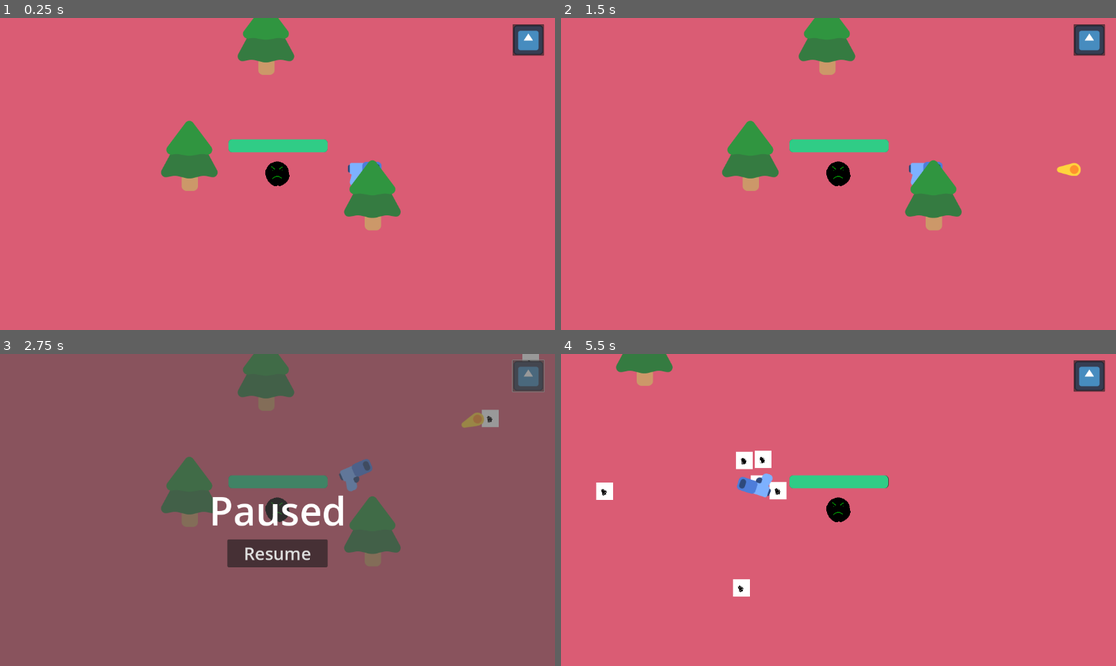
Above: before the commit, frames 1-4 (two rows, left to right).
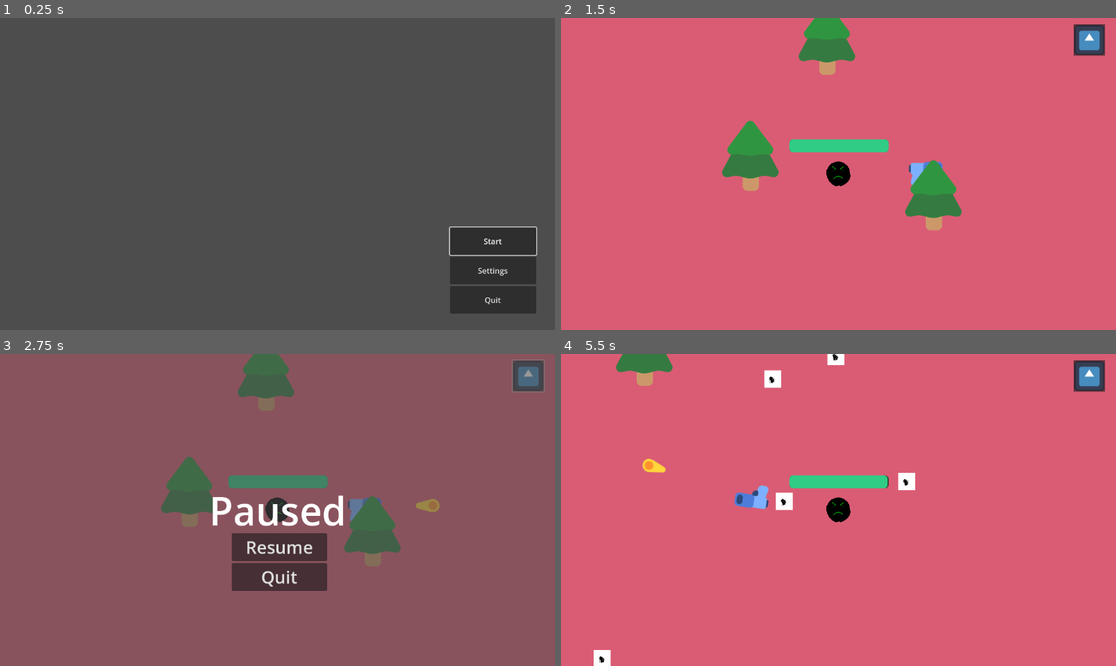
Above: after the commit, the same moments.

Repository: Reshlynt/StickArms
Game: Godot game, scene res://game_manage/main-menu.tscn
The game is run twice, just before and just after one commit, with the same random seed, the same clock (stepped at 60 frames per second) and the same inputs. Before the commit the project starts from res://scene/StickRaceGame.tscn. The engine's default icon, where the game draws it, is replaced by a stand-in: a white triangle on a blue panel in a dark square.
Inputs (mouse positions are in pixels of both pictures, inside the frame that each line leads up to):
- Up to frame 1 (0.25 s): no input
- Up to frame 2 (1.5 s): click (1054, 270) at 0.5 s, where only the run after the commit has a clickable "Settings"; click (1054, 242) at 1.25 s, where only the run after the commit has a clickable "Start"
- Up to frame 3 (2.75 s): click (527, 375) at 2 s
- Up to frame 4 (5.5 s): click "Resume" at 2.75 s; hold D (move_right) 3.53-4.28 s; hold S (move_down) 4.28-5.03 s; hold D (move_right) from 5.03 s (still down)

The runs differ from the first frame. In frame 1, 100% of the frame differs, in the area x 0-100%, y 0-100%; in frame 2, 0.1%; in frame 3, 3.2%; in frame 4, 2.3%.

Commit message:
reorganized folders and created main menu

Diff:
--- a/enemies/enemy.tscn
+++ b/enemies/enemy.tscn
@@ -1,6 +1,6 @@
 [gd_scene load_steps=4 format=3 uid="uid://dpd0jj5b88wwe"]
 
-[ext_resource type="Script" path="res://script/enemy.gd" id="1_1lb3c"]
+[ext_resource type="Script" path="res://enemies/enemy.gd" id="1_1lb3c"]
 [ext_resource type="Texture2D" uid="uid://yewahvg75ni6" path="res://test-assets/squiggly-ball.png" id="2_a1qsb"]
 
 [sub_resource type="RectangleShape2D" id="RectangleShape2D_y4j5q"]
--- a/scene/StickRaceGame.tscn
+++ b/game_manage/StickArmsGame.tscn
@@ -1,10 +1,10 @@
 [gd_scene load_steps=7 format=3 uid="uid://cn88yvujw1flg"]
 
-[ext_resource type="Script" path="res://scene/game_manager.gd" id="1_h4cdg"]
-[ext_resource type="PackedScene" uid="uid://bdhnytpd8u7s2" path="res://scene/player.tscn" id="1_p3jh8"]
-[ext_resource type="PackedScene" uid="uid://o287tvwofyxp" path="res://scene/tree.tscn" id="2_m4uln"]
-[ext_resource type="Texture2D" uid="uid://dpecgfk23omgh" path="res://icon.svg" id="4_26u7q"]
-[ext_resource type="Script" path="res://scene/pause_manager.gd" id="5_prhwm"]
+[ext_resource type="Script" path="res://game_manage/game_manager.gd" id="1_gd34c"]
+[ext_resource type="PackedScene" uid="uid://bdhnytpd8u7s2" path="res://player/player.tscn" id="2_rqvhg"]
+[ext_resource type="PackedScene" uid="uid://o287tvwofyxp" path="res://game_manage/tree.tscn" id="3_v36t5"]
+[ext_resource type="Texture2D" uid="uid://dpecgfk23omgh" path="res://icon.svg" id="4_qpie2"]
+[ext_resource type="Script" path="res://game_manage/pause_manager.gd" id="5_mqvo1"]
 
 [sub_resource type="Curve2D" id="Curve2D_vc822"]
 _data = {
@@ -14,9 +14,12 @@
 
 [node name="Game" type="Node2D"]
 y_sort_enabled = true
-script = ExtResource("1_h4cdg")
+script = ExtResource("1_gd34c")
 
-[node name="Player" parent="." instance=ExtResource("1_p3jh8")]
+[node name="PauseManager" type="Node" parent="."]
+script = ExtResource("5_mqvo1")
+
+[node name="Player" parent="." instance=ExtResource("2_rqvhg")]
 unique_name_in_owner = true
 position = Vector2(576, 324)
 
@@ -39,13 +42,13 @@
 position = Vector2(-149, -176)
 rotation = 1.57274
 
-[node name="Tree" parent="." instance=ExtResource("2_m4uln")]
+[node name="Tree" parent="." instance=ExtResource("3_v36t5")]
 position = Vector2(393, 352)
 
-[node name="Tree2" parent="." instance=ExtResource("2_m4uln")]
+[node name="Tree2" parent="." instance=ExtResource("3_v36t5")]
 position = Vector2(773, 434)
 
-[node name="Tree3" parent="." instance=ExtResource("2_m4uln")]
+[node name="Tree3" parent="." instance=ExtResource("3_v36t5")]
 position = Vector2(552, 111)
 
 [node name="Timer" type="Timer" parent="."]
@@ -81,23 +84,33 @@
 text = "Game Over"
 horizontal_alignment = 1
 
-[node name="Retry" type="Button" parent="GameOver/ColorRect"]
-process_mode = 2
+[node name="VBoxContainer" type="VBoxContainer" parent="GameOver/ColorRect"]
 layout_mode = 1
 anchors_preset = 8
 anchor_left = 0.5
 anchor_top = 0.5
 anchor_right = 0.5
 anchor_bottom = 0.5
-offset_left = -104.0
-offset_top = 61.0
-offset_right = 104.0
-offset_bottom = 119.0
+offset_left = -99.0
+offset_top = 52.0
+offset_right = 111.0
+offset_bottom = 172.0
 grow_horizontal = 2
 grow_vertical = 2
+
+[node name="Retry" type="Button" parent="GameOver/ColorRect/VBoxContainer"]
+process_mode = 2
+layout_mode = 2
 theme_override_font_sizes/font_size = 36
 action_mode = 0
 text = "Retry"
+
+[node name="QuitToMenu" type="Button" parent="GameOver/ColorRect/VBoxContainer"]
+process_mode = 2
+layout_mode = 2
+theme_override_font_sizes/font_size = 36
+action_mode = 0
+text = "Quit"
 
 [node name="HeadUpDisplay" type="CanvasLayer" parent="."]
 process_mode = 3
@@ -141,29 +154,31 @@
 text = "Paused"
 horizontal_alignment = 1
 
-[node name="ResumeButton" type="Button" parent="HeadUpDisplay/PauseScreen"]
+[node name="VBoxContainer" type="VBoxContainer" parent="HeadUpDisplay/PauseScreen"]
+layout_mode = 0
+offset_left = 481.0
+offset_top = 372.0
+offset_right = 679.0
+offset_bottom = 492.0
+
+[node name="ResumeButton" type="Button" parent="HeadUpDisplay/PauseScreen/VBoxContainer"]
 process_mode = 2
-layout_mode = 1
-anchors_preset = 8
-anchor_left = 0.5
-anchor_top = 0.5
-anchor_right = 0.5
-anchor_bottom = 0.5
-offset_left = -104.0
-offset_top = 61.0
-offset_right = 104.0
-offset_bottom = 119.0
-grow_horizontal = 2
-grow_vertical = 2
+layout_mode = 2
 theme_override_font_sizes/font_size = 36
 action_mode = 0
 text = "Resume"
 
-[node name="PauseManager" type="Node" parent="."]
-script = ExtResource("5_prhwm")
+[node name="QuitToMenu" type="Button" parent="HeadUpDisplay/PauseScreen/VBoxContainer"]
+process_mode = 2
+layout_mode = 2
+theme_override_font_sizes/font_size = 36
+action_mode = 0
+text = "Quit"
 
 [connection signal="health_depleted" from="Player" to="." method="_on_player_health_depleted"]
 [connection signal="timeout" from="Timer" to="." method="_on_timer_timeout"]
-[connection signal="pressed" from="GameOver/ColorRect/Retry" to="." method="_on_retry_pressed"]
+[connection signal="pressed" from="GameOver/ColorRect/VBoxContainer/Retry" to="." method="_on_retry_pressed"]
+[connection signal="pressed" from="GameOver/ColorRect/VBoxContainer/QuitToMenu" to="." method="_on_quit_to_menu_pressed"]
 [connection signal="pressed" from="HeadUpDisplay/PauseButton" to="PauseManager" method="_on_pause_button_pressed"]
-[connection signal="pressed" from="HeadUpDisplay/PauseScreen/ResumeButton" to="PauseManager" method="_on_resume_button_pressed"]
+[connection signal="pressed" from="HeadUpDisplay/PauseScreen/VBoxContainer/ResumeButton" to="PauseManager" method="_on_resume_button_pressed"]
+[connection signal="pressed" from="HeadUpDisplay/PauseScreen/VBoxContainer/QuitToMenu" to="PauseManager" method="_on_quit_to_menu_pressed"]
--- a/scene/game_manager.gd
+++ b/game_manage/game_manager.gd
@@ -20,3 +20,7 @@
 func _on_retry_pressed() -> void:
 	get_tree().paused = false
 	get_tree().reload_current_scene()
+
+# Return to main menu
+func _on_quit_to_menu_pressed() -> void:
+	get_tree().change_scene_to_file("res://game_manage/main-menu.tscn")
--- /dev/null
+++ b/game_manage/main-menu.tscn
@@ -0,0 +1,47 @@
+[gd_scene load_steps=2 format=3 uid="uid://5hrdjny1iu4e"]
+
+[ext_resource type="Script" path="res://game_manage/main_menu.gd" id="1_4hw1k"]
+
+[node name="Menu" type="Control"]
+layout_mode = 3
+anchors_preset = 15
+anchor_right = 1.0
+anchor_bottom = 1.0
+grow_horizontal = 2
+grow_vertical = 2
+script = ExtResource("1_4hw1k")
+
+[node name="VBoxContainer" type="VBoxContainer" parent="."]
+layout_mode = 1
+anchors_preset = 3
+anchor_left = 1.0
+anchor_top = 1.0
+anchor_right = 1.0
+anchor_bottom = 1.0
+offset_left = -218.0
+offset_top = -213.0
+offset_right = -39.0
+offset_bottom = -34.0
+grow_horizontal = 0
+grow_vertical = 0
+
+[node name="Start" type="Button" parent="VBoxContainer"]
+layout_mode = 2
+size_flags_vertical = 3
+focus_neighbor_top = NodePath("../Quit")
+text = "Start"
+expand_icon = true
+
+[node name="Settings" type="Button" parent="VBoxContainer"]
+layout_mode = 2
+size_flags_vertical = 3
+text = "Settings"
+
+[node name="Quit" type="Button" parent="VBoxContainer"]
+layout_mode = 2
+size_flags_vertical = 3
+focus_neighbor_bottom = NodePath("../Start")
+text = "Quit"
+
+[connection signal="pressed" from="VBoxContainer/Start" to="." method="_on_start_pressed"]
+[connection signal="pressed" from="VBoxContainer/Quit" to="." method="_on_quit_pressed"]
--- /dev/null
+++ b/game_manage/main_menu.gd
@@ -0,0 +1,12 @@
+extends Control
+
+func _ready() -> void:
+	$VBoxContainer/Start.grab_focus()
+
+#change scene to game
+func _on_start_pressed() -> void:
+	get_tree().change_scene_to_file("res://game_manage/StickArmsGame.tscn")
+
+# quits the game entirely
+func _on_quit_pressed() -> void:
+	get_tree().quit()
--- a/scene/pause_manager.gd
+++ b/game_manage/pause_manager.gd
@@ -9,3 +9,8 @@
 func _on_resume_button_pressed() -> void:
 	%PauseScreen.visible = false
 	get_tree().paused = false
+
+# Quit game
+func _on_quit_to_menu_pressed() -> void:
+	get_tree().paused = false
+	get_tree().change_scene_to_file("res://game_manage/main-menu.tscn")
--- a/scene/player.tscn
+++ b/player/player.tscn
@@ -1,8 +1,8 @@
 [gd_scene load_steps=8 format=3 uid="uid://bdhnytpd8u7s2"]
 
-[ext_resource type="Script" path="res://script/player.gd" id="1_g1wyw"]
+[ext_resource type="Script" path="res://player/player.gd" id="1_g1wyw"]
 [ext_resource type="Texture2D" uid="uid://cqoiohxmawnud" path="res://test-assets/not-happy-ball.png" id="2_dm3nd"]
-[ext_resource type="PackedScene" uid="uid://kr7xtgdk33kd" path="res://scene/gun.tscn" id="3_s8hnx"]
+[ext_resource type="PackedScene" uid="uid://kr7xtgdk33kd" path="res://player/weapons/gun.tscn" id="3_s8hnx"]
 
 [sub_resource type="CircleShape2D" id="CircleShape2D_meo1u"]
 radius = 26.0
--- a/scene/bullet.tscn
+++ b/player/weapons/bullet.tscn
@@ -1,7 +1,7 @@
 [gd_scene load_steps=4 format=3 uid="uid://ba1kk14dmorq"]
 
-[ext_resource type="Script" path="res://script/bullet.gd" id="1_m11xe"]
-[ext_resource type="Texture2D" uid="uid://buqvqtx6bpkgw" path="res://test-assets/projectile.png" id="2_adjbd"]
+[ext_resource type="Script" path="res://player/weapons/bullet.gd" id="1_frdvn"]
+[ext_resource type="Texture2D" uid="uid://buqvqtx6bpkgw" path="res://test-assets/projectile.png" id="2_yuqqa"]
 
 [sub_resource type="CircleShape2D" id="CircleShape2D_d2vcx"]
 radius = 18.0278
@@ -10,11 +10,11 @@
 top_level = true
 collision_layer = 0
 collision_mask = 3
-script = ExtResource("1_m11xe")
+script = ExtResource("1_frdvn")
 
 [node name="Projectile" type="Sprite2D" parent="."]
 position = Vector2(-10, 0)
-texture = ExtResource("2_adjbd")
+texture = ExtResource("2_yuqqa")
 
 [node name="CollisionShape2D" type="CollisionShape2D" parent="."]
 shape = SubResource("CircleShape2D_d2vcx")
--- a/script/gun.gd
+++ b/player/weapons/gun.gd
@@ -9,7 +9,7 @@
 
 # Create the projectile scene
 func shoot():
-	const BULLET = preload("res://scene/bullet.tscn")
+	const BULLET = preload("res://player/weapons/bullet.tscn")
 	var new_bullet = BULLET.instantiate()
 	new_bullet.global_position = %ShootPoint.global_position
 	new_bullet.global_rotation = %ShootPoint.global_rotation
--- a/scene/gun.tscn
+++ b/player/weapons/gun.tscn
@@ -1,6 +1,6 @@
 [gd_scene load_steps=4 format=3 uid="uid://kr7xtgdk33kd"]
 
-[ext_resource type="Script" path="res://script/gun.gd" id="1_1qvb5"]
+[ext_resource type="Script" path="res://player/weapons/gun.gd" id="1_1qvb5"]
 [ext_resource type="Texture2D" uid="uid://b2cyxqjxu10vn" path="res://test-assets/pistol.png" id="2_b3p08"]
 
 [sub_resource type="CircleShape2D" id="CircleShape2D_cu0se"]
--- a/project.godot
+++ b/project.godot
@@ -10,8 +10,8 @@
 
 [application]
 
-config/name="Stick Race"
-run/main_scene="res://scene/StickRaceGame.tscn"
+config/name="Stick Arms"
+run/main_scene="res://game_manage/main-menu.tscn"
 config/features=PackedStringArray("4.3", "Forward Plus")
 config/icon="res://icon.svg"
 
Renamed: script/enemy.gd -> enemies/enemy.gd
Not shown: 1 places in game_manage/StickArmsGame.tscn that only renumber resources
Renamed: scene/tree.tscn -> game_manage/tree.tscn
Renamed: script/player.gd -> player/player.gd
Renamed: script/bullet.gd -> player/weapons/bullet.gd
